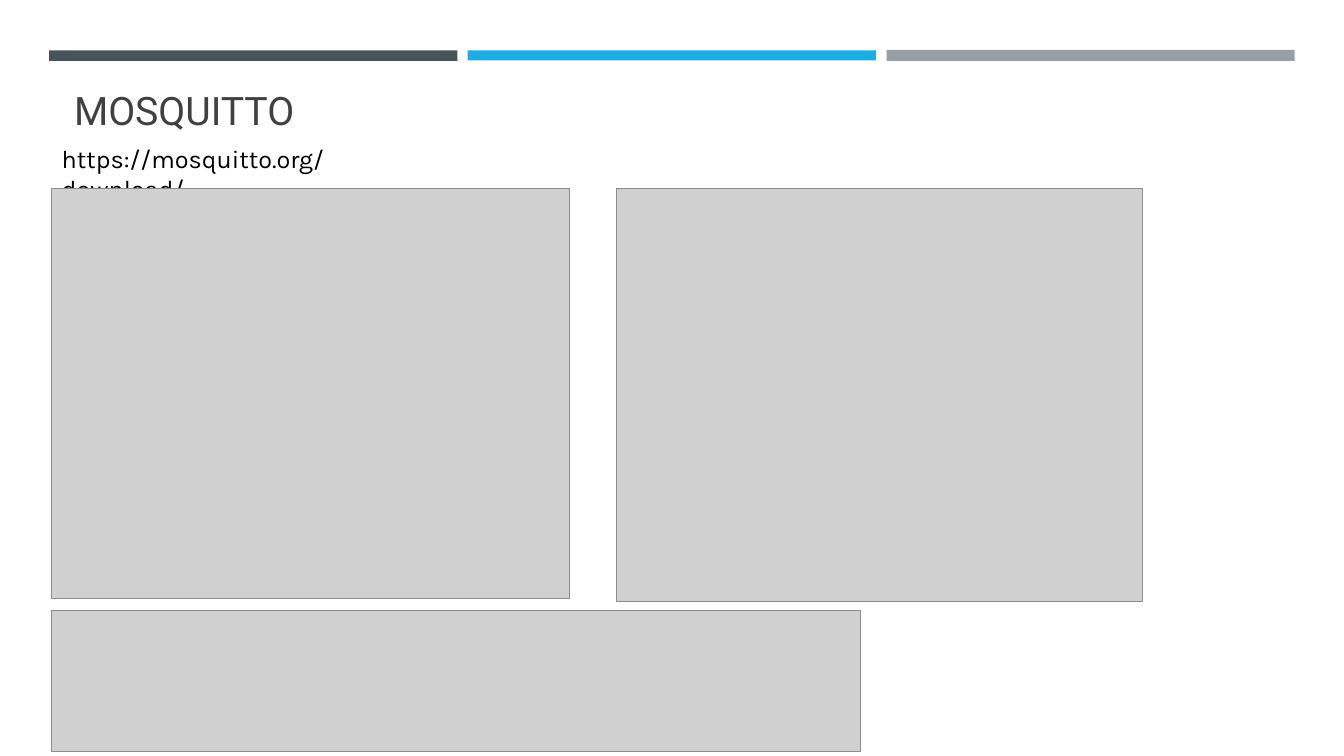
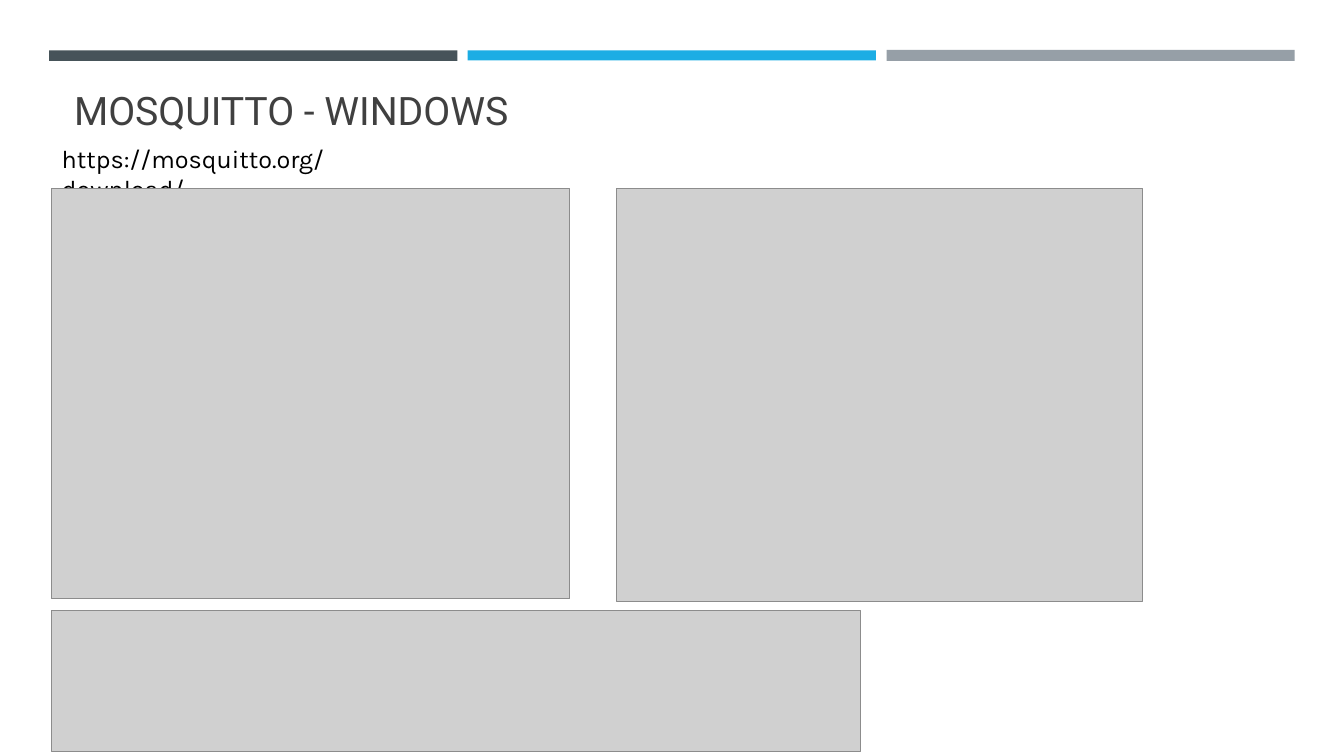
Before and after one commit to sansindia85/mosquitto, a slide deck: slide 2 of Presentation/Mosquitto.pptx. Drawn at 1344x756 pixels with LibreOffice and Linux fonts; fonts in the diff are those of the drawing; grey boxes stand for pictures. Boxes give left, top, right and bottom in pixels: in the first picture for what was removed or moved away, otherwise in the second. Text is boxed around its words. In the diff, an @@ line names an element or a change of style, - is before the commit and + after.

```diff
--- a/Presentation/Mosquitto.pptx
+++ b/Presentation/Mosquitto.pptx
@@ title at [74, 96, 508, 130]: text changed @@
-MOSQUITTO
+MOSQUITTO - WINDOWS
```
Also in this commit, not shown: 5 slides added.
